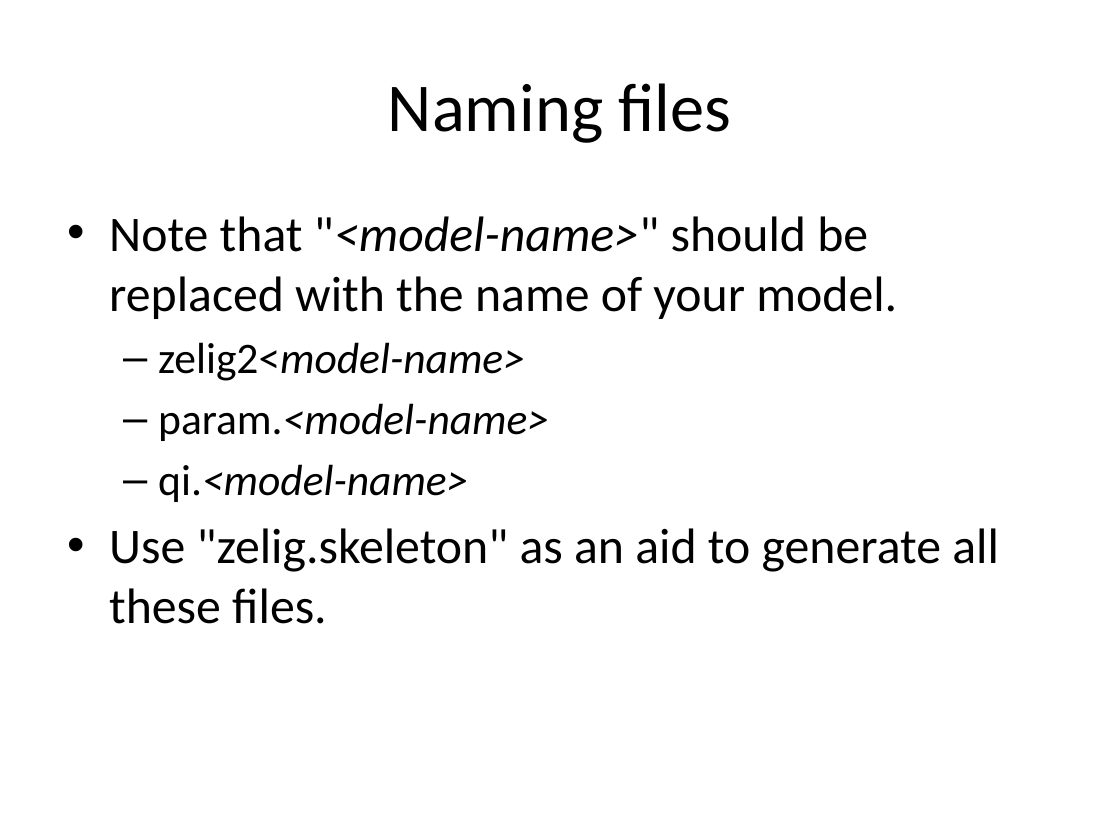
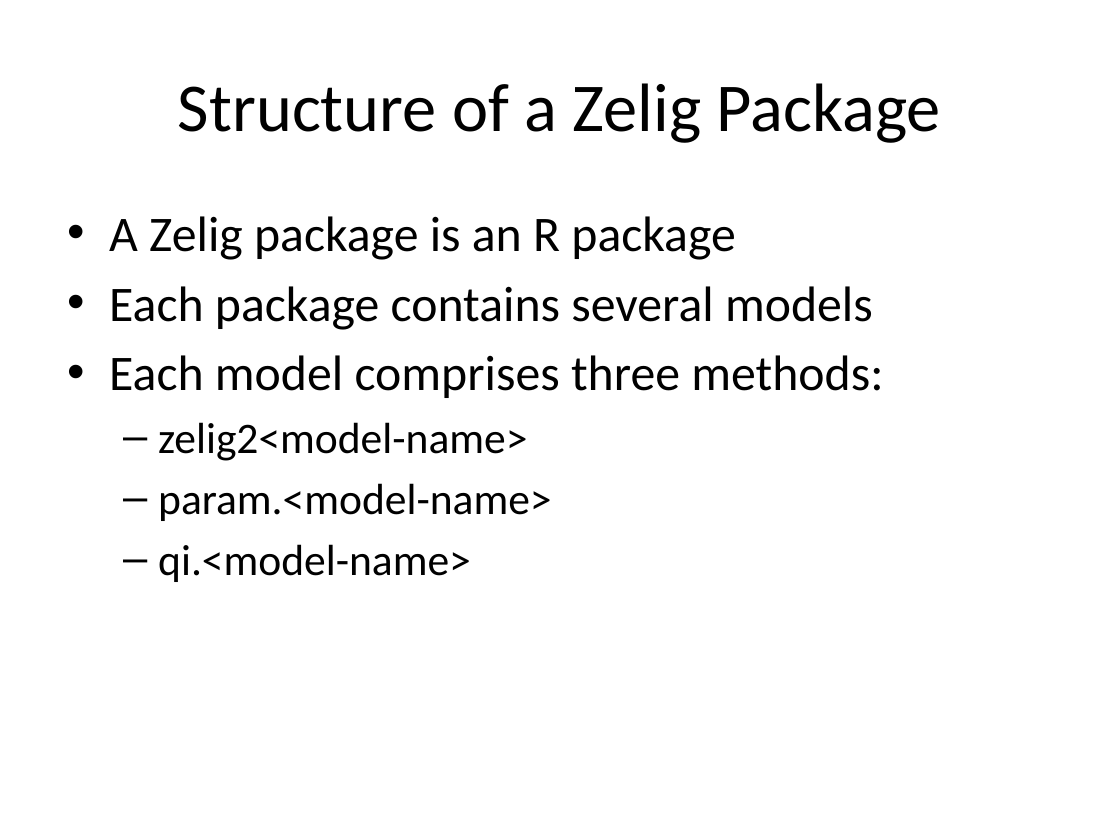
Before and after one commit to IQSS/Zelig4-Documentation, a slide deck: slide 23 of January-Class/Zelig4_zelig2.pptx. Drawn at 1120x840 pixels with LibreOffice and Linux fonts; fonts in the diff are those of the drawing. Boxes give left, top, right and bottom in pixels: in the first picture for what was removed or moved away, otherwise in the second. Text is boxed around its words. In the diff, an @@ line names an element or a change of style, - is before the commit and + after.

Commit message:
Edits to zelig2

```diff
--- a/January-Class/Zelig4_zelig2.pptx
+++ b/January-Class/Zelig4_zelig2.pptx
@@ title at [178,83,941,143]: text changed @@
-Naming files
+Structure of a Zelig Package
@@ text at [109,216,883,398]: text changed @@
-• Note that "<model-name>" should be replaced with the name of your model.
+• A Zelig package is an R package
+• Each package contains several models
+• Each model comprises three methods:
@@ text at [158,422,551,582]: italic off in "zelig2<model-name>", "param.<model-name>", "qi.<model-name>" @@
@@ text at [109,528,999,624]: paragraph removed @@
-• Use "zelig.skeleton" as an aid to generate all these files.
```
Also in this commit, not shown: 13 other slides changed, 6 slides added, 6 slides removed.
